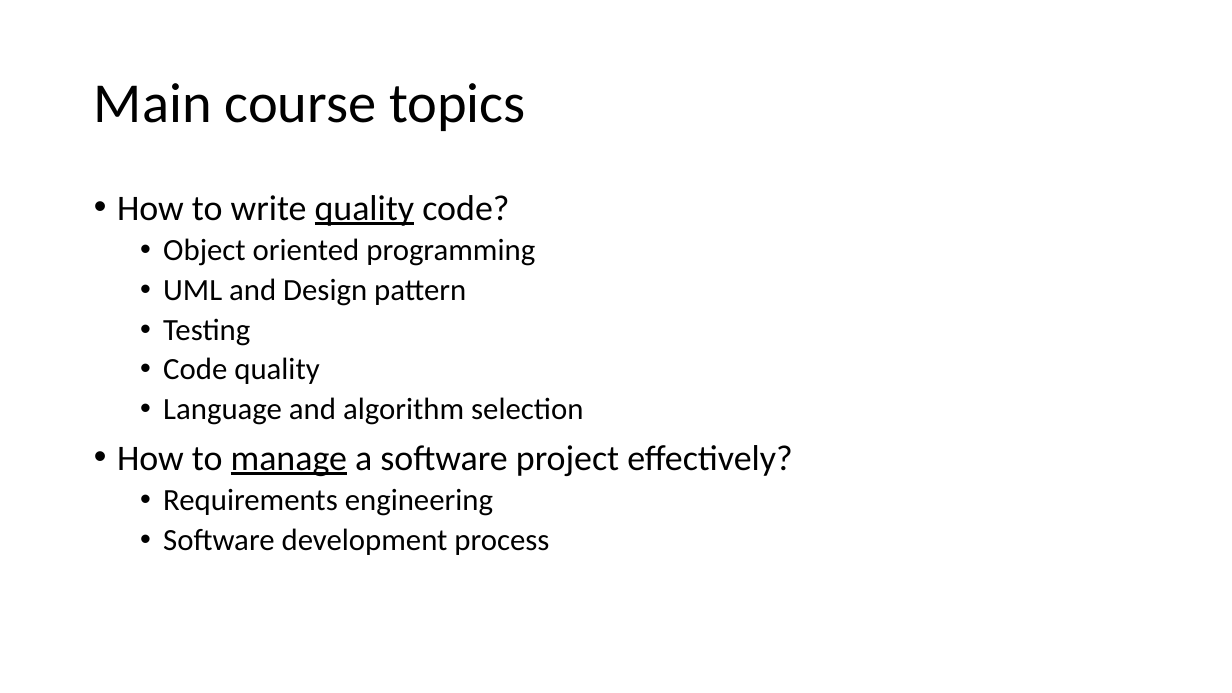
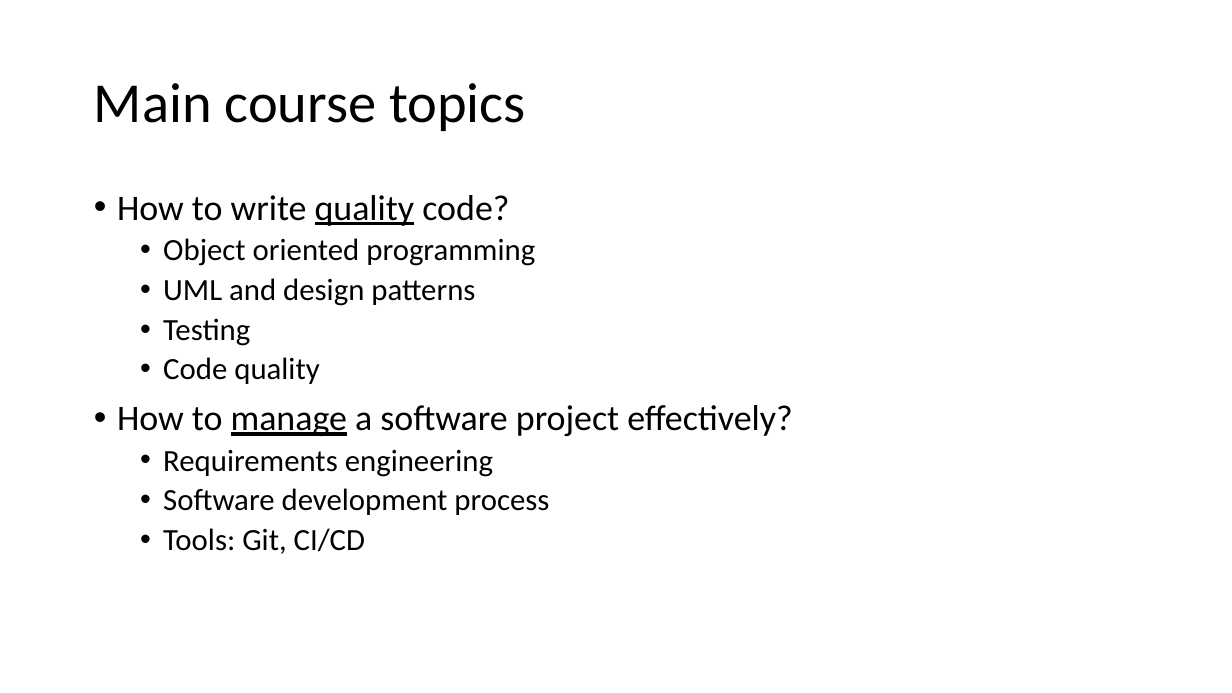
Before and after one commit to tongzhou80/cs6100, a slide deck: slide 21 of slides/Lecture1.pptx (slide 18 before the commit). Drawn at 1232x693 pixels with LibreOffice and Linux fonts; fonts in the diff are those of the drawing. Boxes give left, top, right and bottom in pixels: in the first picture for what was removed or moved away, otherwise in the second. Text is boxed around its words. In the diff, an @@ line names an element or a change of style, - is before the commit and + after.

```diff
--- a/slides/Lecture1.pptx
+++ b/slides/Lecture1.pptx
@@ text at [163,278,475,306]: text changed @@
-  • UML and Design pattern
+  • UML and design patterns
@@ text at [163,397,583,425]: paragraph removed @@
-  • Language and algorithm selection
@@ text at [163,528,365,554]: paragraph added @@
+  • Tools: Git, CI/CD
```
Also in this commit, not shown: 10 other slides changed, 8 slides added, 1 slide removed, 3 other files.
